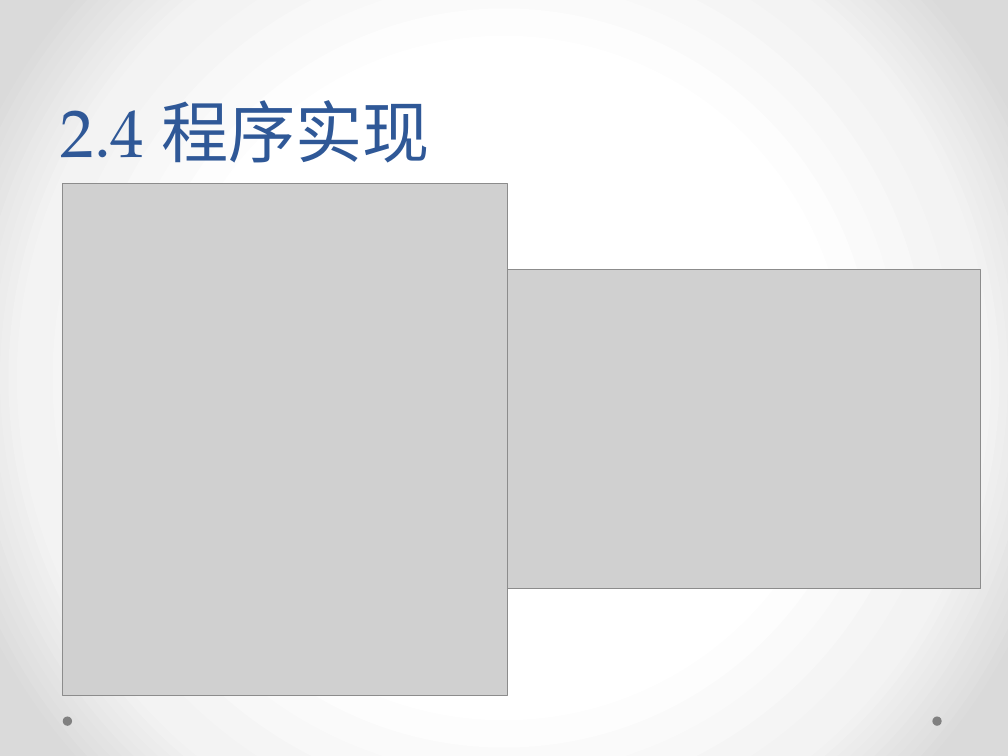
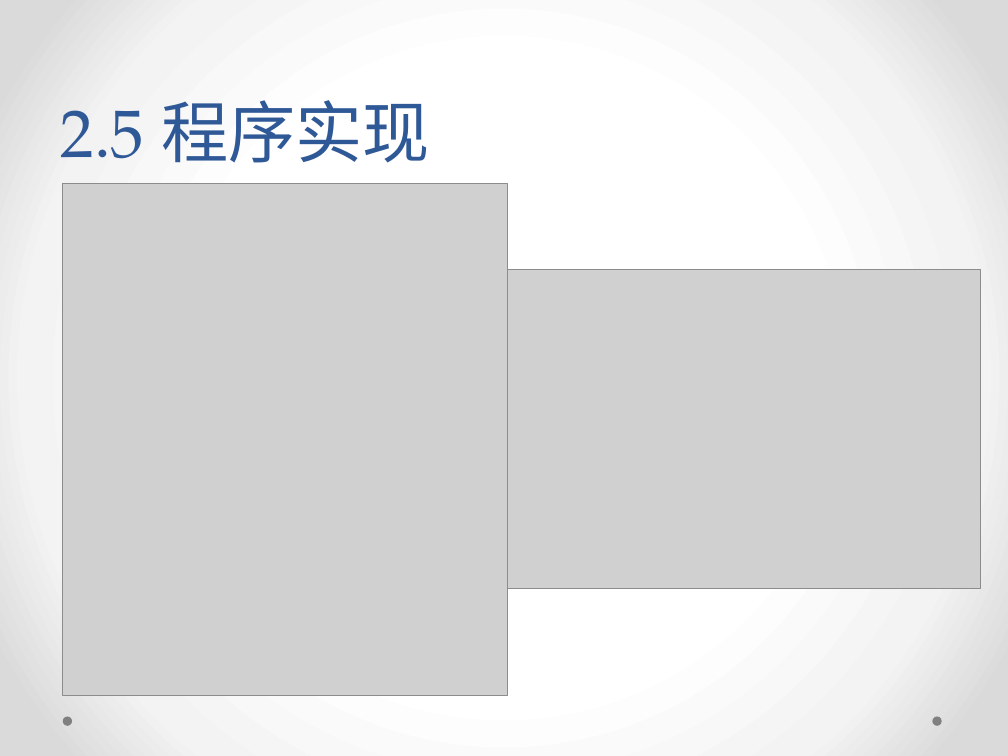
Before and after one commit to yish0000/neuralnetwork, a slide deck: slide 32 of 深度学习数学原理初探.pptx (slide 31 before the commit). Drawn at 1008x756 pixels with LibreOffice and Linux fonts; fonts in the diff are those of the drawing; grey boxes stand for pictures; background and template pictures are left out. Boxes give left, top, right and bottom in pixels: in the first picture for what was removed or moved away, otherwise in the second. Text is boxed around its words. In the diff, an @@ line names an element or a change of style, - is before the commit and + after.

```diff
--- a/深度学习数学原理初探.pptx
+++ b/深度学习数学原理初探.pptx
@@ title at [60,100,430,163]: text changed @@
-2.4 程序实现
+2.5 程序实现
```
Also in this commit, not shown: 15 other slides changed, 1 slide added.
